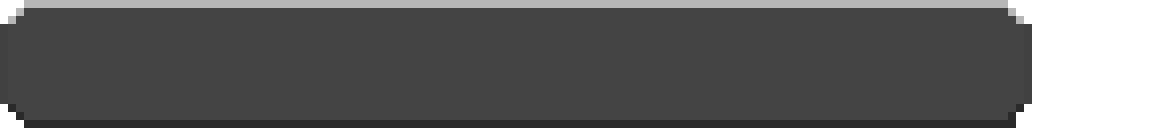
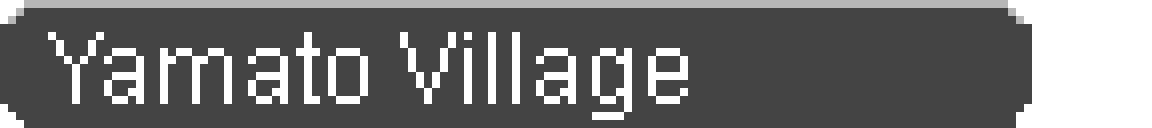
Layers edited between the first and the second 1152x128 image:
added layer "Yamato Village" above "BG" over bbox(48, 32, 688, 120)
renamed "pmmlock18.png" to "BG", painted on it over bbox(0, 24, 1032, 128)
renamed "Pasted Layer" to "JP", showed it, painted on it over bbox(64, 32, 496, 104)
